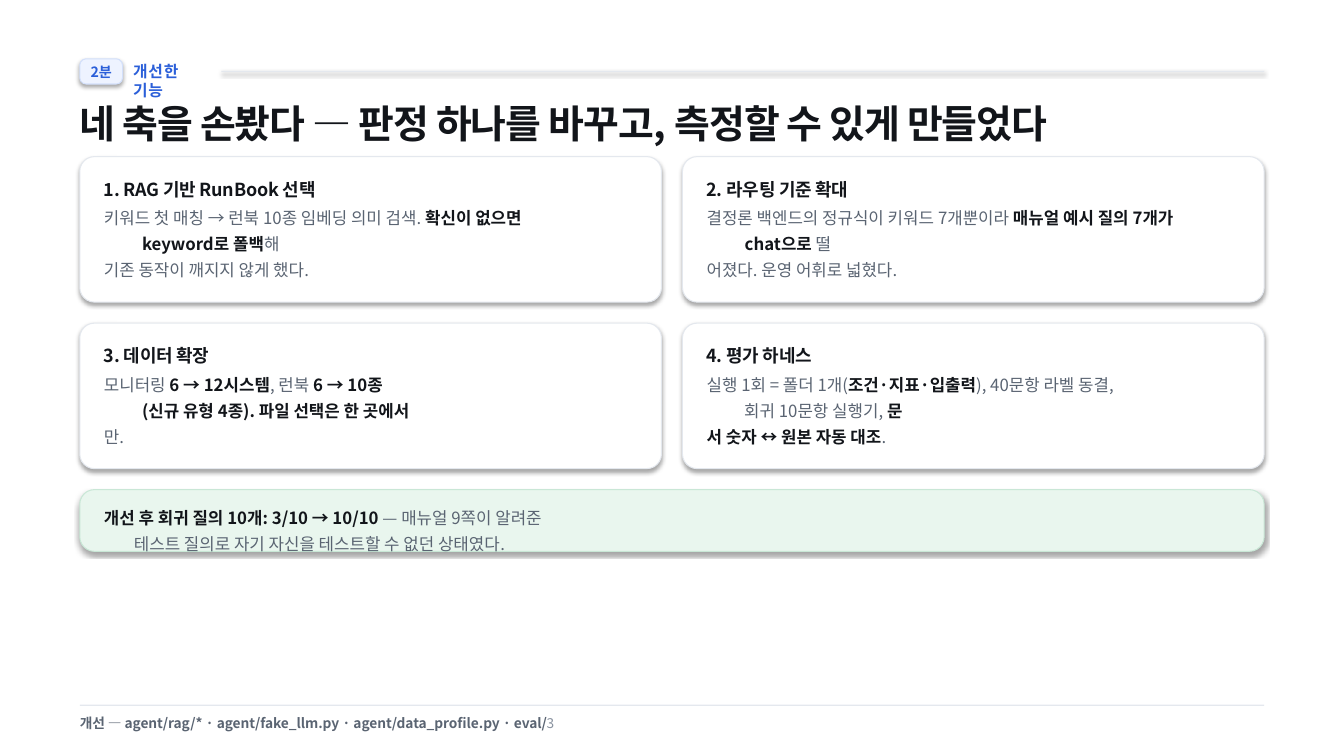
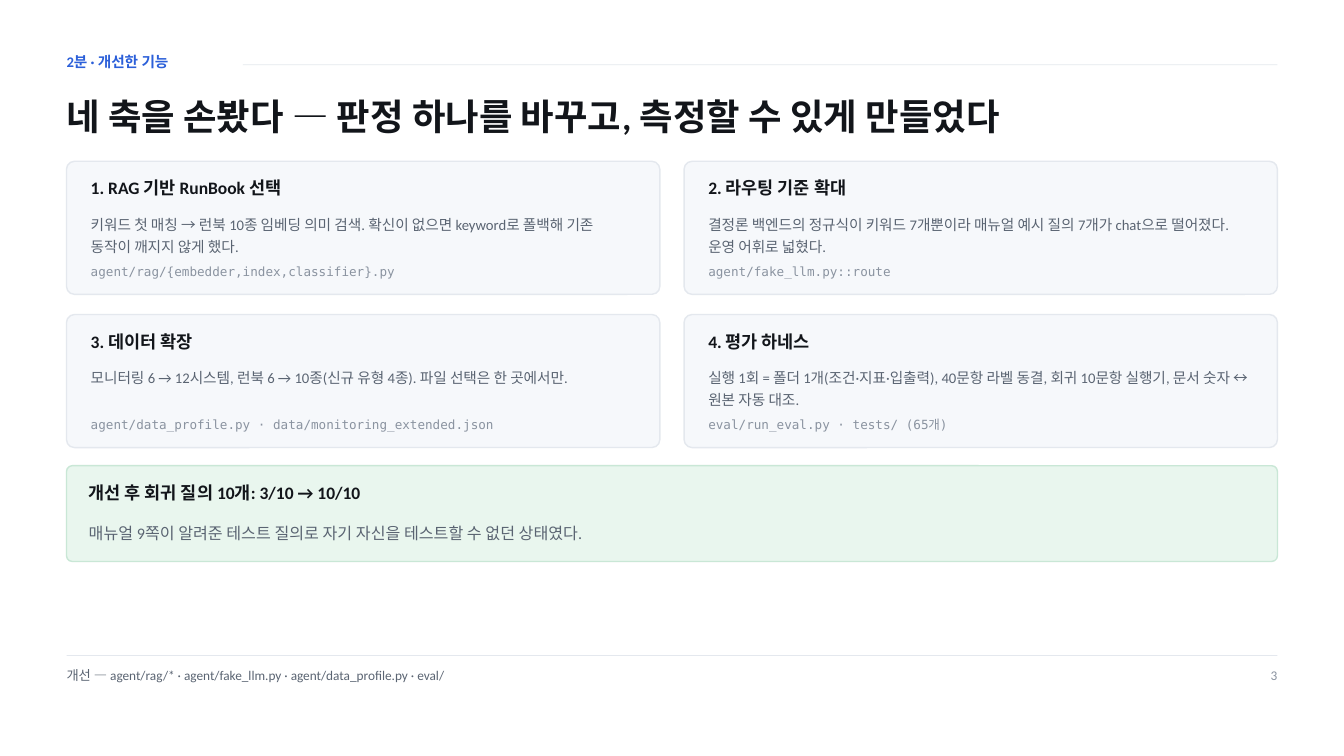
Before and after one commit to pigpgw/skala-ai-service-mini, a slide deck: slide 3 of doc/reports/presentation.pptx. Drawn at 1344x756 pixels with LibreOffice and Linux fonts; fonts in the diff are those of the drawing. Boxes give left, top, right and bottom in pixels: in the first picture for what was removed or moved away, otherwise in the second. Text is boxed around its words. In the diff, an @@ line names an element or a change of style, - is before the commit and + after.

Commit message:
fix(deck): PPTX를 네이티브 생성으로 교체 + 보고서 이미지 겹침 수정
PPT가 PowerPoint에서 깨져 보인 원인(실제 PowerPoint 렌더로 확인)을 잡았다.
- HTML→DOM 추출 방식(html2pptx 스킬)은 <pre> 코드블록을 통째로 버리고
  리스트 줄이 겹쳤다. → 슬라이드 정의(deck_content.py)에서 PPTX를 직접 그리도록 교체
- 슬라이드 정의를 한 곳에 모아 HTML 덱과 PPTX가 같은 내용을 쓰게 했다
  (doc/tools/{deck_content,build_deck,build_pptx_native}.py)

추가로 고친 것
- PPTX: 코드블록 복원·정렬(가운데 정렬)·카드 높이 자동 계산·푸터 침범 경고·이미지 높이 자동 조절
- 보고서: 이미지를 블록 요소로 바꿔 문단과 겹치던 문제 해결, 인라인 코드 줄높이 정리,
  본문 폭 확대, SSE 근거는 읽히는 크기의 크롭 이미지(06)로 교체
- doc/tools/render_pptx_check.sh — PPTX를 실제 PowerPoint로 열어 PNG로 검증(눈으로 확인하는 루프)
- doc/tools/build_sse_zoom.py — SSE 원본 → 발표용 근거 캡처 생성

검증: PowerPoint 렌더로 8장 전부 확인(코드·차트·캡처 정상) · PPTX 경계 초과 0 ·
HTML 덱 8/8 경계 내 · 보고서 11쪽 · 테스트 65개 · 수치 일치 15/15

```diff
--- a/doc/reports/presentation.pptx
+++ b/doc/reports/presentation.pptx
@@ text at [67, 54, 169, 69]: text changed; size 11.2 to 10.5 pt; font Noto Sans CJK KR to Calibri @@
-개선한 기능
+2분 · 개선한 기능
@@ rounded rectangle removed at [80, 58, 122, 84] @@
-2분
@@ text "네 축을 손봤다 — 판정 ...": place and size @@
-text "네 축을 손봤다 — 판정 ..." at [80, 105, 1047, 146]
+text "네 축을 손봤다 — 판정 ..." at [67, 99, 1000, 135]
@@ text "네 축을 손봤다 — 판정 ..." at [67, 99, 1000, 135]: size 27.7 to 26 pt, font Noto Sans CJK KR to Calibri, letter spacing -0.6 to 0 pt; line spacing 33.9pt to 1.12 @@
@@ rectangle: place and size @@
-rectangle at [222, 71, 1264, 72]
+rectangle at [243, 65, 1277, 66]
@@ rectangle at [243, 65, 1277, 66]: shadow off @@
@@ rounded rectangle: place and size @@
-rounded rectangle at [80, 156, 661, 301]
+rounded rectangle at [67, 161, 660, 294]
@@ text "1. RAG 기반 RunBook 선택": place and size @@
-text "1. RAG 기반 RunBook 선택" at [104, 181, 316, 198]
+text "1. RAG 기반 RunBook 선택" at [91, 179, 281, 196]
@@ rounded rectangle removed at [683, 156, 1264, 301] @@
@@ rounded rectangle: place and size @@
-rounded rectangle at [80, 324, 661, 469]
+rounded rectangle at [685, 161, 1278, 294]
@@ text at [91, 218, 594, 253]: text changed; size 12 to 10.5 pt; font Noto Sans CJK KR to Calibri @@
-키워드 첫 매칭 → 런북 10종 임베딩 의미 검색. 확신이 없으면
-keyword로 폴백해
-기존 동작이 깨지지 않게 했다.
+키워드 첫 매칭 → 런북 10종 임베딩 의미 검색. 확신이 없으면 keyword로 폴백해 기존 동작이 깨지지 않게 했다.
@@ text at [708, 218, 1229, 253]: text changed; size 12 to 10.5 pt; font Noto Sans CJK KR to Calibri @@
-결정론 백엔드의 정규식이 키워드 7개뿐이라 매뉴얼 예시 질의 7개가
-chat으로 떨
-어졌다. 운영 어휘로 넓혔다.
+결정론 백엔드의 정규식이 키워드 7개뿐이라 매뉴얼 예시 질의 7개가 chat으로 떨어졌다. 운영 어휘로 넓혔다.
@@ text added at [91, 266, 395, 279], 9 pt, text #8A93A0 @@
+agent/rag/{embedder,index,classifier}.py
@@ text added at [708, 266, 890, 279], 9 pt, text #8A93A0 @@
+agent/fake_llm.py::route
@@ rounded rectangle added at [67, 315, 660, 448], fill #F6F8FB, outline #E4E8EE 1 pt @@
@@ fill #FFFFFF to #F6F8FB; outline #E4E8EE 0.75 pt to #E4E8EE 1 pt; shadow off; proportions changed in 3 elements at [685, 161, 1278, 294], [67, 161, 660, 294], [685, 315, 1278, 448] @@
@@ rounded rectangle: place and size @@
-rounded rectangle at [683, 324, 1264, 469]
+rounded rectangle at [685, 315, 1278, 448]
@@ size 12.7 to 12.5 pt, font Noto Sans CJK KR to Calibri, letter spacing -0.1 to 0 pt in 4 elements at [708, 179, 846, 196], [91, 179, 281, 196], [708, 333, 810, 350], [91, 333, 192, 350] @@
@@ text "3. 데이터 확장": place and size @@
-text "3. 데이터 확장" at [104, 347, 210, 364]
+text "3. 데이터 확장" at [91, 333, 192, 350]
@@ text "4. 평가 하네스": place and size @@
-text "4. 평가 하네스" at [707, 347, 812, 364]
+text "4. 평가 하네스" at [708, 333, 810, 350]
@@ text at [91, 371, 568, 385]: text changed; size 12 to 10.5 pt; font Noto Sans CJK KR to Calibri @@
-모니터링 6 → 12시스템, 런북 6 → 10종
-(신규 유형 4종). 파일 선택은 한 곳에서
-만.
+모니터링 6 → 12시스템, 런북 6 → 10종(신규 유형 4종). 파일 선택은 한 곳에서만.
@@ text at [708, 371, 1230, 406]: text changed; size 12 to 10.5 pt; font Noto Sans CJK KR to Calibri @@
-실행 1회 = 폴더 1개(조건·지표·입출력), 40문항 라벨 동결,
-회귀 10문항 실행기, 문
-서 숫자 ↔ 원본 자동 대조.
+실행 1회 = 폴더 1개(조건·지표·입출력), 40문항 라벨 동결, 회귀 10문항 실행기, 문서 숫자 ↔ 원본 자동 대조.
@@ text added at [91, 419, 493, 432], 9 pt, text #8A93A0 @@
+agent/data_profile.py · data/monitoring_extended.json
@@ text added at [708, 419, 948, 432], 9 pt, text #8A93A0 @@
+eval/run_eval.py · tests/ (65개)
@@ rounded rectangle: place and size @@
-rounded rectangle at [80, 490, 1264, 552]
+rounded rectangle at [67, 466, 1277, 562]
@@ rounded rectangle at [67, 466, 1277, 562]: outline #C9E7D6 0.75 pt to #C9E7D6 1 pt; shadow off; proportions changed @@
@@ text added at [89, 484, 360, 501], 12.5 pt, text #12151A, bold @@
+개선 후 회귀 질의 10개: 3/10 → 10/10
@@ text at [89, 525, 582, 541]: text changed; size 12 to 11.5 pt; font Noto Sans CJK KR to Calibri @@
-개선 후 회귀 질의 10개: 3/10 → 10/10 — 매뉴얼 9쪽이 알려준
-테스트 질의로 자기 자신을 테스트할 수 없던 상태였다.
+매뉴얼 9쪽이 알려준 테스트 질의로 자기 자신을 테스트할 수 없던 상태였다.
@@ rectangle: place and size @@
-rectangle at [80, 705, 1264, 706]
+rectangle at [67, 655, 1277, 656]
@@ text at [67, 669, 444, 683]: text changed; size 9.7 to 9.5 pt; font Noto Sans CJK KR to Calibri; bold off @@
-개선 — agent/rag/* · agent/fake_llm.py · agent/data_profile.py · eval/3
+개선 — agent/rag/* · agent/fake_llm.py · agent/data_profile.py · eval/
@@ text added at [1271, 671, 1278, 680], 9.5 pt, text #8A93A0 @@
+3
```
Also in this commit, not shown: 7 other slides changed, 12 other files.
